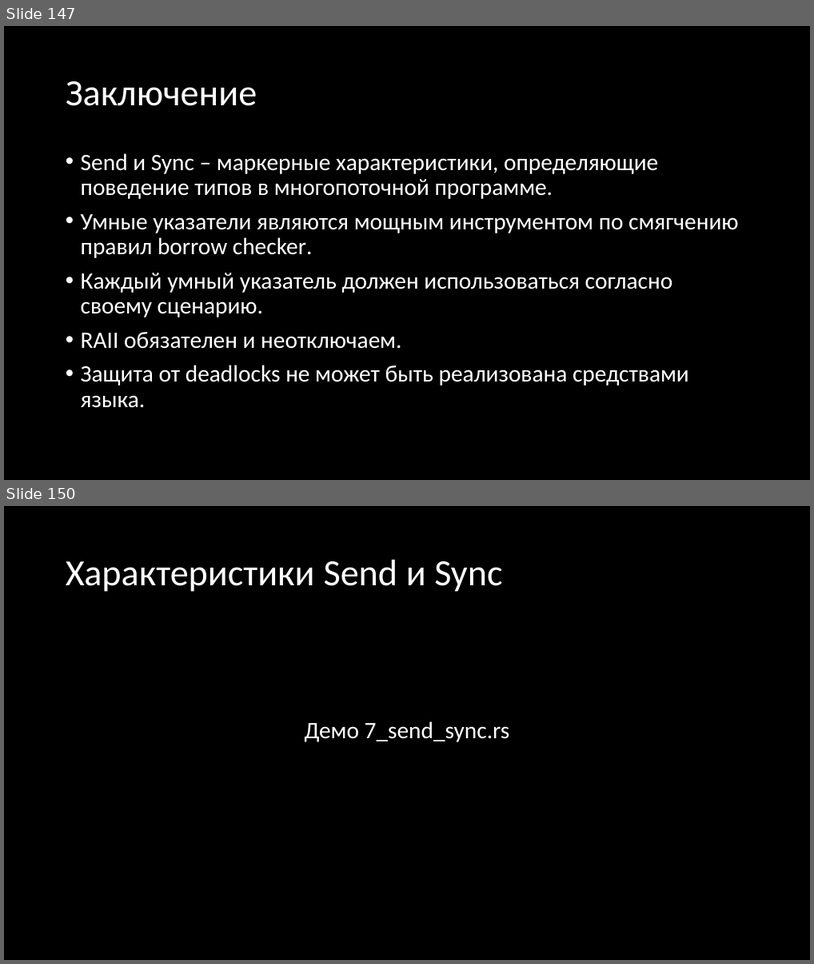
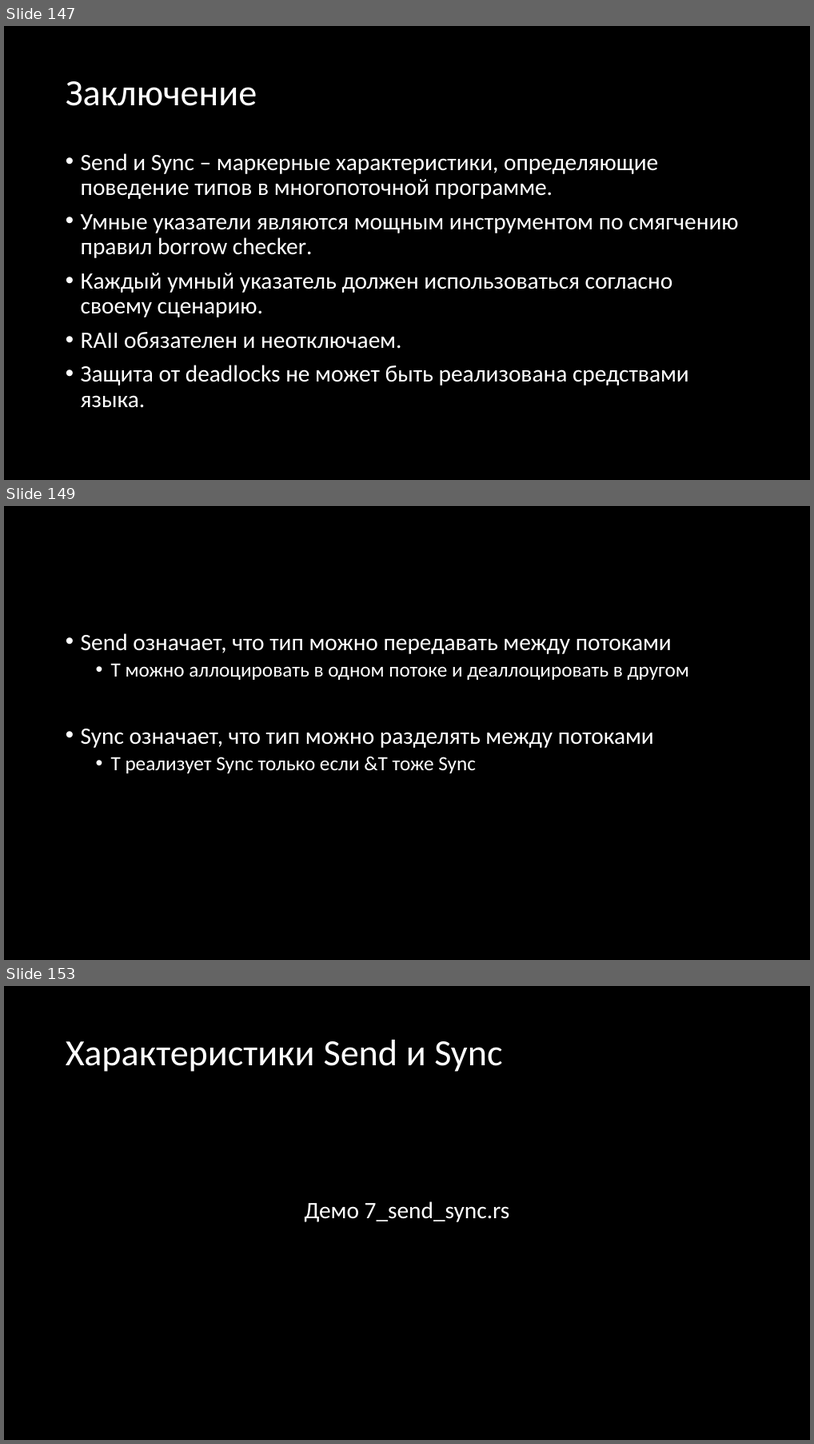
Before and after one commit to Gordon01/learn-rust, a slide deck: keynotes/Rust 2024.pptx. Shown one above the other, each under a label of ours: slides 147 and 150 before the commit, slides 147, 149 and 153 after it; the slides between them are not shown. The pictures are 814x964 and 814x1444 pixels, drawn with LibreOffice and Linux fonts; fonts in the diff are those of the drawing. Boxes give left, top, right and bottom in pixels: in the first picture for what was removed or moved away, otherwise in the second. Text is boxed around its words. In the diff, an @@ line names an element or a change of style, - is before the commit and + after.

```diff
--- a/keynotes/Rust 2024.pptx
+++ b/keynotes/Rust 2024.pptx
@@ slide 149 added at <box>4,506,810,960</box>, background #000000 @@
@@ text added at <box>81,633,690,773</box>, 28 pt, text #FFFFFF @@
+• Send означает, что тип можно передавать между потоками
+  • Т можно аллоцировать в одном потоке и деаллоцировать в другом
+• Sync означает, что тип можно разделять между потоками
+  • T реализует Sync только если &T тоже Sync
@@ what was slide 150 is now slide 153 @@
```
Also in this commit, not shown: 10 slides changed, 4 other slides added.
